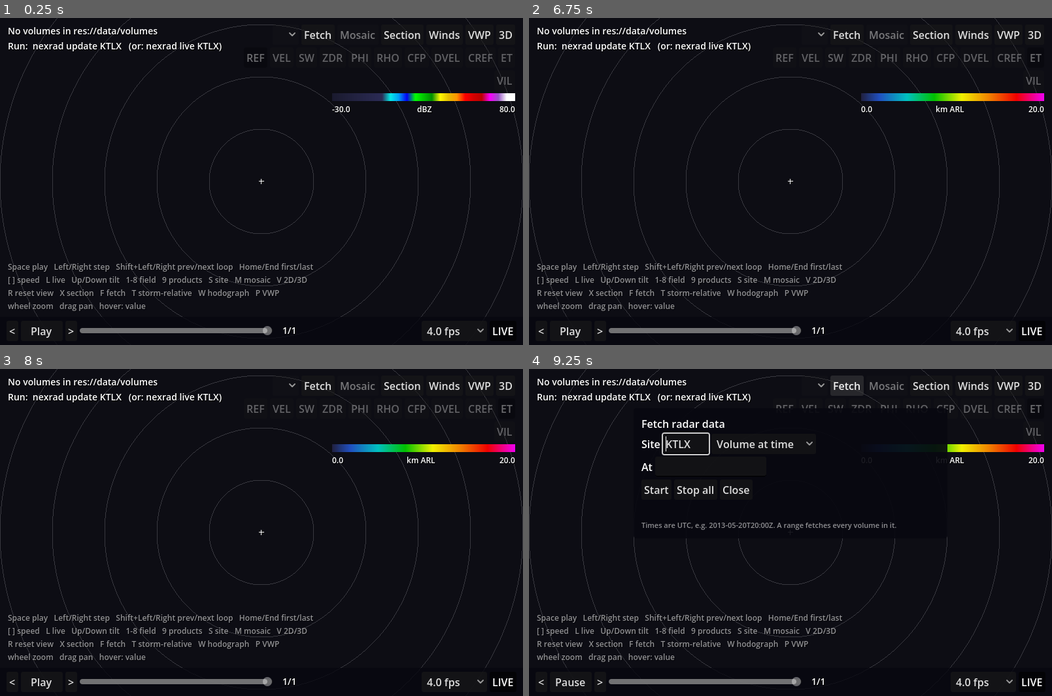
Above: before the commit, frames 1-4 (two rows, left to right).
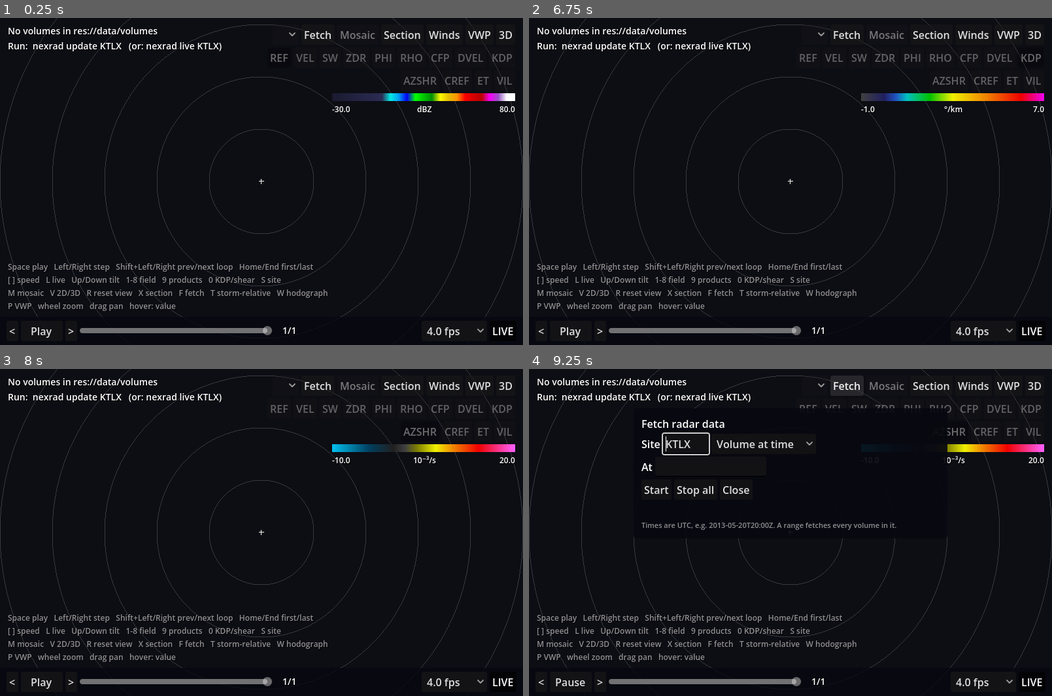
Above: after the commit, the same moments.

Repository: computerdane/droplet
Game: Godot game, scene res://scenes/main.tscn
Two runs of this game, one before a commit and one after it. Both use one fixed random seed, a clock stepped at 60 frames per second and the inputs below.
Inputs (mouse positions are in pixels of both pictures, inside the frame that each line leads up to):
- Up to frame 1 (0.25 s): no input
- Up to frame 2 (6.75 s): click "REF" at 0.5 s; click "VEL" at 1.25 s; click "SW" at 2 s; click "ZDR" at 2.75 s; click "PHI" at 3.5 s; click "RHO" at 4.25 s; click "CFP" at 5 s; click "DVEL" at 5.75 s; click (1031, 57) at 6.5 s, where only the run after the commit has a clickable "KDP"
- Up to frame 3 (8 s): click (418, 431) at 7.25 s, where only the run after the commit has a clickable "AZSHR"
- Up to frame 4 (9.25 s): click "Play" at 8 s; click "Fetch" at 8.75 s

The runs differ from the first frame. In frame 1, 1.9% of the frame differs, in the area x 1-98%, y 11-90%; in frame 2, 2.4%; in frame 3, 2.7%, in the area x 1-99%, y 11-90%; in frame 4, 2.0%.

Commit message:
Azimuthal shear and KDP as per-gate derived fields
nexrad/src/fields.rs: AZSHR is the LLSD azimuthal shear of DVEL (10^-3/s, positive
cyclonic), KDP half the range slope of unwrapped, median-filtered PHI with a window that
shortens in heavy rain, gated on RHO, REF and the phase's scatter about the fit. Both are
written next to their source fields (rayon over sweeps natively), recomputed by
`nexrad derive`, and checked against the synthetic scene's couplet and rain core. Godot: two
more field buttons, 0 toggles them, colormaps and 3D thresholds.

Co-Authored-By: Claude Opus 5.5 <noreply@anthropic.com>

Diff:
--- a/scripts/colormaps.gd
+++ b/scripts/colormaps.gd
@@ -12,6 +12,8 @@
 	"RHO": [0.2, 1.05],  # unitless
 	"CFP": [0.0, 60.0],  # dB
 	"DVEL": [-64.0, 64.0],  # m/s, dealiased VEL
+	"KDP": [-1.0, 7.0],  # deg/km, specific differential phase
+	"AZSHR": [-10.0, 20.0],  # 1e-3 /s, azimuthal shear of DVEL (+ cyclonic)
 	"CREF": [-30.0, 80.0],  # dBZ, composite (column maximum)
 	"ET": [0.0, 20.0],  # km above the radar, 18 dBZ echo top
 	"VIL": [0.0, 80.0],  # kg/m², vertically integrated liquid
@@ -26,6 +28,8 @@
 	"RHO": "CC",
 	"CFP": "dB",
 	"DVEL": "m/s (- toward)",
+	"KDP": "°/km",
+	"AZSHR": "10⁻³/s",
 	"CREF": "dBZ",
 	"ET": "km ARL",
 	"VIL": "kg/m²",
@@ -87,6 +91,30 @@
 		[1.05, "ffffff"],
 	],
 	"CFP": [[0.0, "101010"], [20.0, "2050c0"], [40.0, "f0f000"], [60.0, "f00000"]],
+	"KDP":
+	[
+		[-1.0, "404040"],
+		[0.0, "202060"],
+		[0.5, "2050c0"],
+		[1.0, "00c0c0"],
+		[2.0, "00c000"],
+		[3.0, "f0f000"],
+		[4.5, "f08000"],
+		[6.0, "f00000"],
+		[7.0, "f000f0"],
+	],
+	"AZSHR":
+	[
+		[-10.0, "00c0f0"],
+		[-4.0, "004060"],
+		[0.0, "202020"],
+		[2.0, "404040"],
+		[4.0, "808000"],
+		[7.0, "f0f000"],
+		[10.0, "f08000"],
+		[14.0, "f00000"],
+		[20.0, "ff60ff"],
+	],
 	"ET":
 	[
 		[0.0, "202040"],
@@ -143,6 +171,10 @@
 			return "%.1f %s (%.0f kt)" % [v, unit, v * KT_PER_MS]
 		"ET":
 			return "%.1f km ARL (%.0f kft)" % [v, v * 3.28084]
+		"KDP":
+			return "%.2f °/km" % v
+		"AZSHR":
+			return "%.1f × 10⁻³/s" % v
 	return "%.1f %s" % [v, unit]
 
 
--- a/scripts/hud.gd
+++ b/scripts/hud.gd
@@ -30,6 +30,10 @@
 
 const SPEEDS := [1.0, 2.0, 4.0, 8.0, 15.0]
 const DEFAULT_SPEED_INDEX := 2
+const FIELD_NAMES := {
+	"KDP": "specific differential phase",
+	"AZSHR": "azimuthal shear of DVEL, positive = cyclonic",
+}
 const PRODUCT_NAMES := {
 	"CREF": "composite reflectivity",
 	"ET": "18 dBZ echo top",
@@ -167,7 +171,9 @@
 	var names: Array = RadarVolume.FIELDS + RadarVolume.PRODUCTS
 	for i in names.size():
 		var fname: String = names[i]
-		var tip := "%s (%d)" % [fname, i + 1]
+		var tip := "%s (%d)" % [fname, i + 1] if i < 8 else "%s (0)" % fname
+		if FIELD_NAMES.has(fname):
+			tip = "%s: %s (0 toggles KDP / AZSHR)" % [fname, FIELD_NAMES[fname]]
 		if fname in RadarVolume.PRODUCTS:
 			tip = "%s: %s, plan view only (9 cycles products)" % [fname, PRODUCT_NAMES[fname]]
 		var b := _button(fname, tip)
--- a/scripts/main.gd
+++ b/scripts/main.gd
@@ -60,8 +60,9 @@
 }
 const HINT_COMMON := (
 	"Space play   Left/Right step   Shift+Left/Right prev/next loop   Home/End first/last\n"
-	+ "[ ] speed   L live   Up/Down tilt   1-8 field   9 products   S site   M mosaic   V 2D/3D\n"
-	+ "R reset view   X section   F fetch   T storm-relative   W hodograph   P VWP\n"
+	+ "[ ] speed   L live   Up/Down tilt   1-8 field   9 products   0 KDP/shear   S site\n"
+	+ "M mosaic   V 2D/3D   R reset view   X section   F fetch   T storm-relative   W hodograph\n"
+	+ "P VWP   "
 )
 const HINT_2D := "wheel zoom   drag pan   hover: value"
 const HINT_SECTION := "wheel zoom   left drag: section A to B   right drag pan   hover: value"
--- a/scripts/radar_volume.gd
+++ b/scripts/radar_volume.gd
@@ -5,7 +5,7 @@
 
 const MISSING := -1000.0
 const RANGE_FOLDED := -2000.0
-const FIELDS := ["REF", "VEL", "SW", "ZDR", "PHI", "RHO", "CFP", "DVEL"]
+const FIELDS := ["REF", "VEL", "SW", "ZDR", "PHI", "RHO", "CFP", "DVEL", "KDP", "AZSHR"]
 ## Column products (nexrad/src/products.rs): one grid each over ground distance, kept as an
 ## extra sweep at 0° after the real ones (is_product()); plan view only.
 const PRODUCTS := ["CREF", "ET", "VIL"]
--- a/scripts/volume_view_3d.gd
+++ b/scripts/volume_view_3d.gd
@@ -31,6 +31,8 @@
 	"RHO": [0.8, false],
 	"CFP": [-10.0, false],
 	"DVEL": [10.0, true],
+	"KDP": [0.5, false],
+	"AZSHR": [4.0, true],
 }
 
 var storm_motion := Vector2.ZERO  # m/s east, north in the selected site's frame; zero = off
Binary file added: tests/golden/azshr.png
Binary file changed: tests/golden/cones_mosaic.png
Binary file changed: tests/golden/cref_mosaic.png
Binary file changed: tests/golden/echo_tops.png
Binary file changed: tests/golden/hodograph_hover.png
Binary file changed: tests/golden/ppi_dvel_srm_mosaic.png
Binary file changed: tests/golden/ppi_ref.png
Binary file changed: tests/golden/section_vwp.png
Binary file changed: tests/golden/volume_render.png
Not shown, changed: CLAUDE.md
Not shown, changed: ROADMAP.md
Not shown, added: nexrad/src/fields.rs
(and 4 more such lines)
